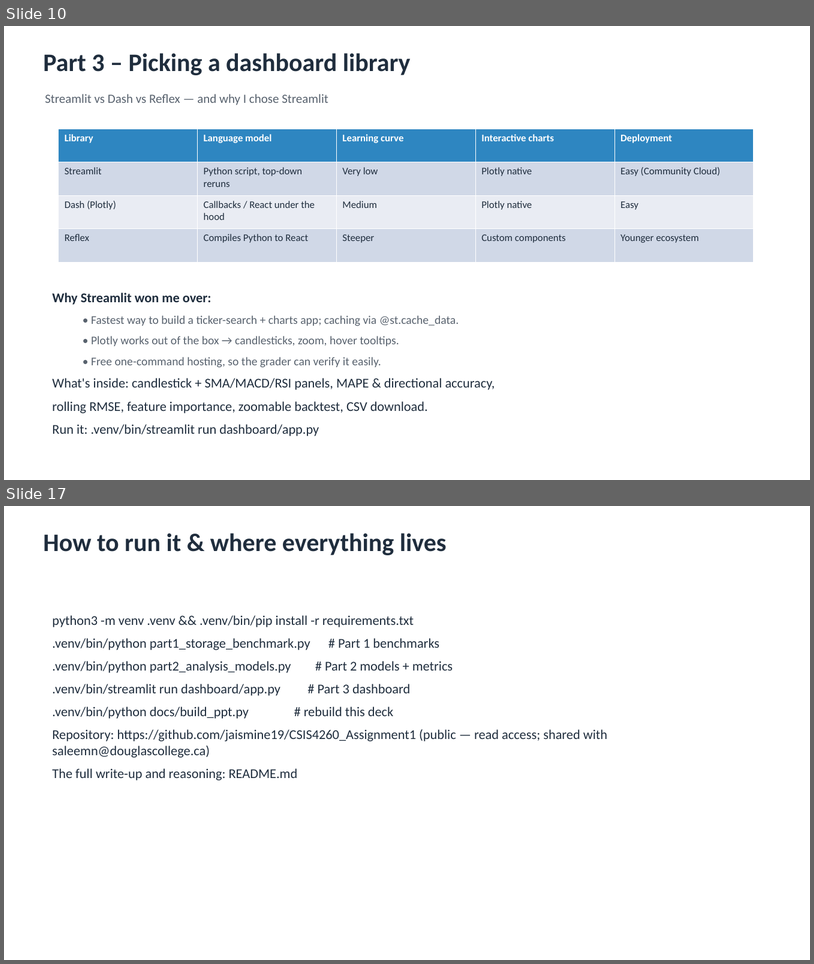
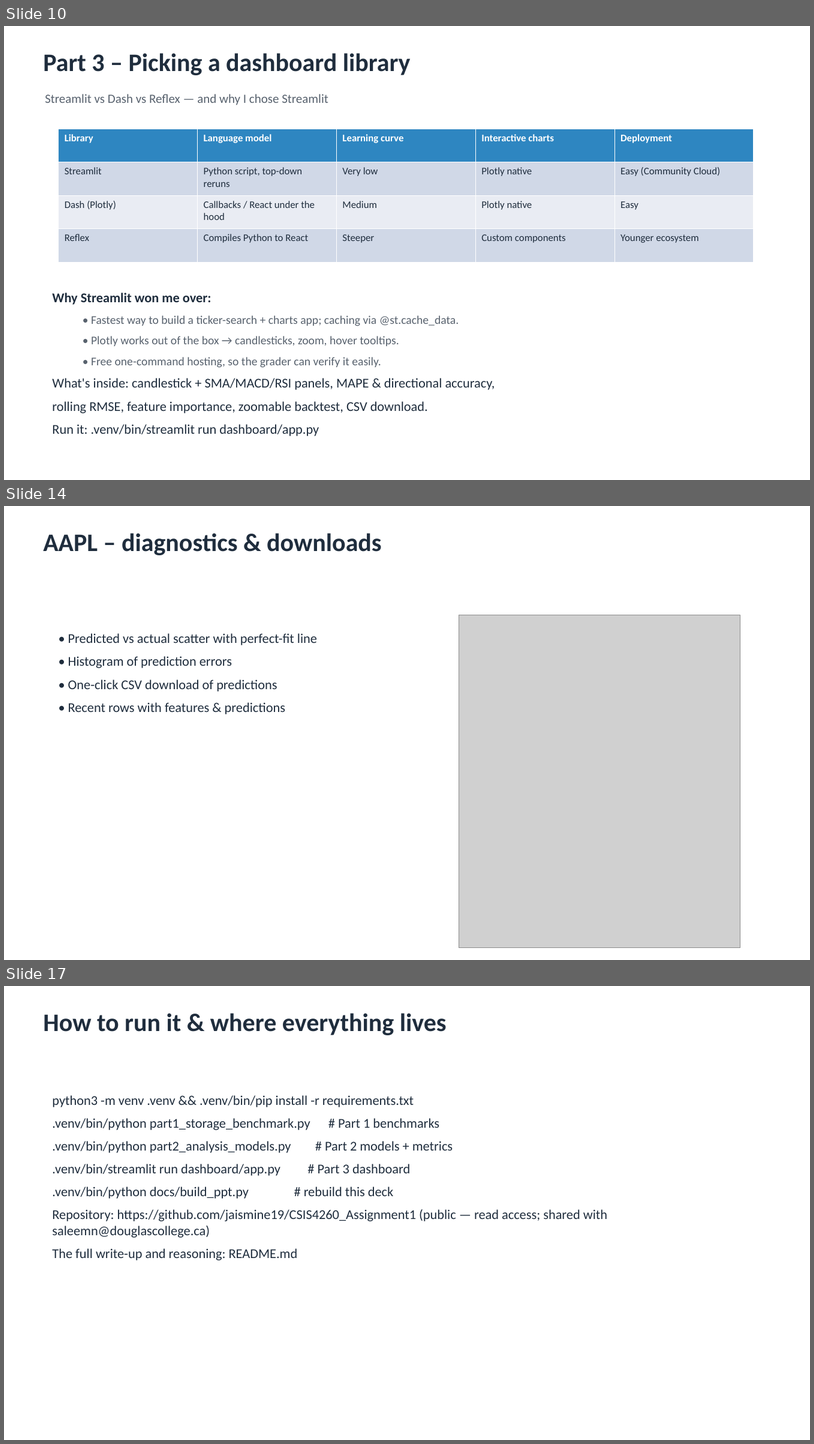
Before and after one commit to jaismine19/NextClose, a slide deck: docs/CSIS4260_Assignment1_Dashboard_Screenshots.pptx. Shown one above the other, each under a label of ours: slides 10 and 17 before the commit, slides 10, 14 and 17 after it; the slides between them are not shown. The pictures are 814x964 and 814x1444 pixels, drawn with LibreOffice and Linux fonts; fonts in the diff are those of the drawing; grey boxes stand for pictures. Boxes give left, top, right and bottom in pixels: in the first picture for what was removed or moved away, otherwise in the second. Text is boxed around its words. In the diff, an @@ line names an element or a change of style, - is before the commit and + after.

Commit message:
Fix dashboard screenshots in the deck: scale images to fit the slide and add description bullets

```diff
--- a/docs/CSIS4260_Assignment1_Dashboard_Screenshots.pptx
+++ b/docs/CSIS4260_Assignment1_Dashboard_Screenshots.pptx
@@ slide 14 added at (4, 506, 810, 960), background #FFFFFF @@
@@ text added at (43, 533, 382, 555), 30 pt, text #1F2D3D, bold @@
+AAPL – diagnostics & downloads
@@ picture added at (459, 615, 741, 948) @@
@@ text added at (68, 633, 317, 714), 16 pt, text #1F2D3D @@
+• Predicted vs actual scatter with perfect-fit line
+• Histogram of prediction errors
+• One-click CSV download of predictions
+• Recent rows with features & predictions
```
Also in this commit, not shown: 4 slides changed, 1 other slide added, 2 slides removed, 1 other file.
